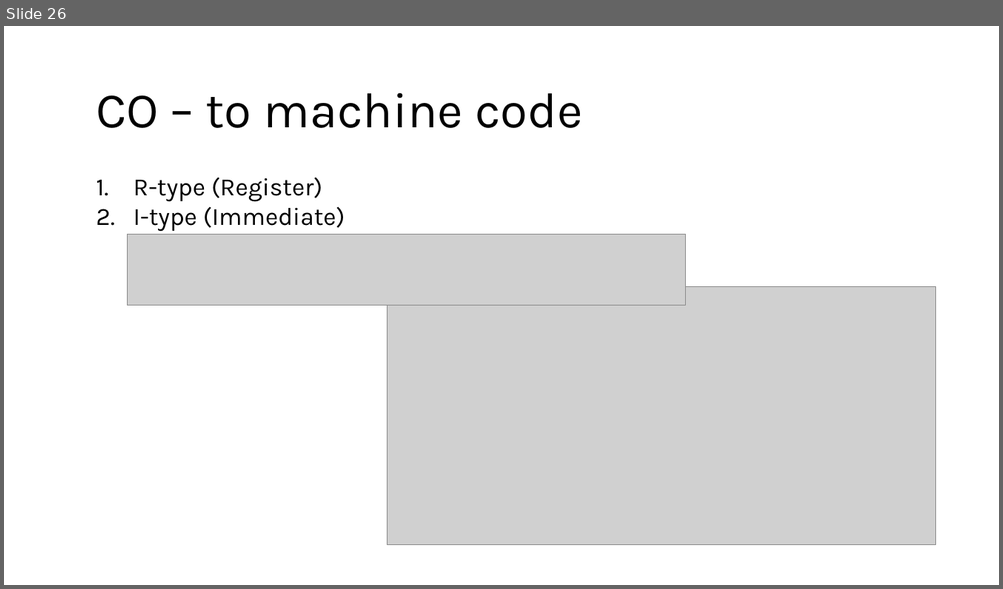
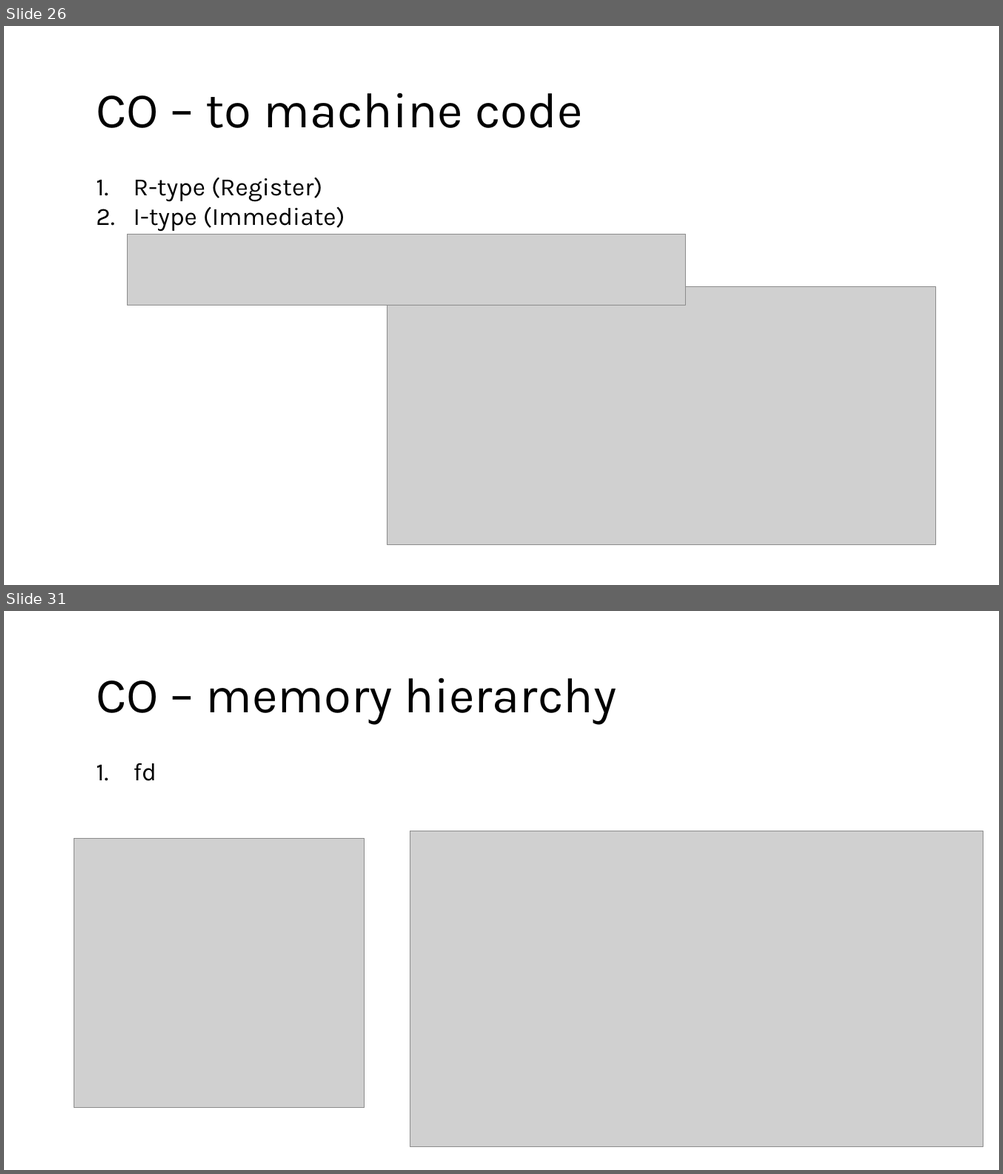
Before and after one commit to PuiPu/MasterExamPapers, a slide deck: 考研.pptx. Shown one above the other, each under a label of ours: slide 26 before the commit, slides 26 and 31 after it; the slides between them are not shown. The pictures are 1003x589 and 1003x1174 pixels, drawn with LibreOffice and Linux fonts; fonts in the diff are those of the drawing; grey boxes stand for pictures. Boxes give left, top, right and bottom in pixels: in the first picture for what was removed or moved away, otherwise in the second. Text is boxed around its words. In the diff, an @@ line names an element or a change of style, - is before the commit and + after.

```diff
--- a/考研.pptx
+++ b/考研.pptx
@@ slide 31 added at (4, 611, 999, 1170), background #FFFFFF @@
@@ text added at (96, 678, 617, 725), 48 pt, text #000000 @@
+CO – memory hierarchy
@@ text added at (134, 763, 156, 781), 24 pt, text #000000 @@
+1. fd
@@ picture added at (410, 832, 983, 1147) @@
@@ picture added at (74, 839, 364, 1108) @@
```
Also in this commit, not shown: 1 slide changed, 5 other slides added, 1 slide removed, 8 other files.
